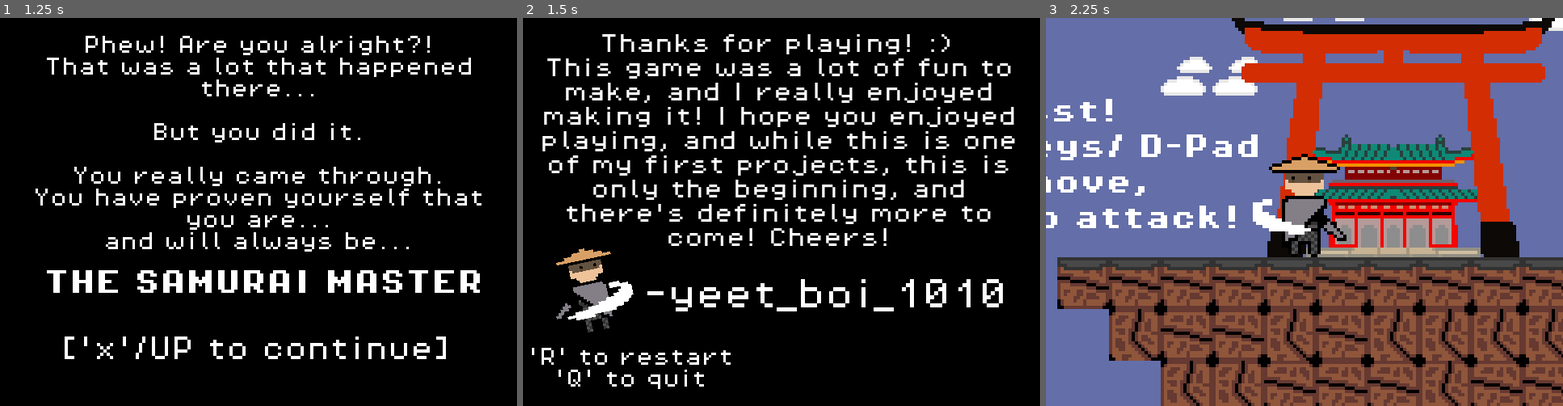
Above: before the commit, frames 1-3 (left to right).
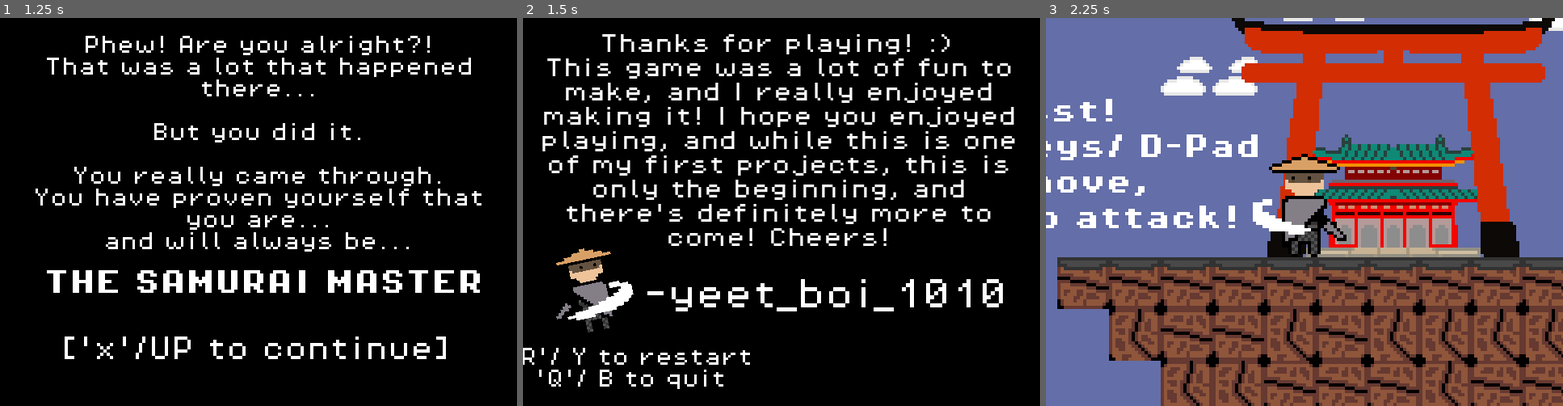
Above: after the commit, the same moments.

Repository: yeetboi-1010/Samurai-Master-Returns
Game: Godot game, scene res://scenes/end_screen.tscn
The game is run twice, just before and just after one commit, with the same random seed, the same clock (stepped at 60 frames per second) and the same inputs. This scene is started directly instead of the project's main scene.
Inputs:
- Up to frame 1 (1.25 s): tap Enter at 0.5 s; hold Right (move_right) from 0.53 s (still down); tap Z (Attack) at 0.6 s; tap Up (jump) at 0.77 s
- Up to frame 2 (1.5 s): keep holding Right (move_right); tap R (Restart) at 1.25 s; tap X (EndScreenInput) at 1.35 s
- Up to frame 3 (2.25 s): tap Up (jump) at 1.52 s; tap R (Restart) at 2 s; release Right (move_right) at 2.03 s; hold Left (move_left) from 2.03 s (still down); tap Z (Attack) at 2.1 s

Frame 1 is identical in both runs. In frame 2, 1.0% of the frame differs, in the area x 0-44%, y 85-96%; in frame 3, nothing differs.

Commit message:
Okay so now the game is actually done
Had to fix some stuff for it to work on web-based.

Diff:
--- a/project.godot
+++ b/project.godot
@@ -80,3 +80,4 @@
 [rendering]
 
 textures/canvas_textures/default_texture_filter=0
+renderer/rendering_method="mobile"
--- a/scenes/end_screen.tscn
+++ b/scenes/end_screen.tscn
@@ -112,8 +112,8 @@
 offset_bottom = 507.0
 theme_override_fonts/font = ExtResource("1_kq7ac")
 theme_override_font_sizes/font_size = 24
-text = "'R' to restart
-'Q' to quit"
+text = "'R'/ Y to restart
+'Q'/ B to quit"
 horizontal_alignment = 1
 autowrap_mode = 1
 
--- a/scenes/game_over_screen.tscn
+++ b/scenes/game_over_screen.tscn
@@ -48,7 +48,7 @@
 offset_bottom = 472.0
 theme_override_fonts/font = ExtResource("3_cyfkl")
 theme_override_font_sizes/font_size = 32
-text = "Press \"R\"/ A  to restart.
+text = "Press \"R\"/ Y  to restart.
 Press \"Q\"/ B to quit."
 horizontal_alignment = 1
 
Not shown, added: export_presets.cfg
